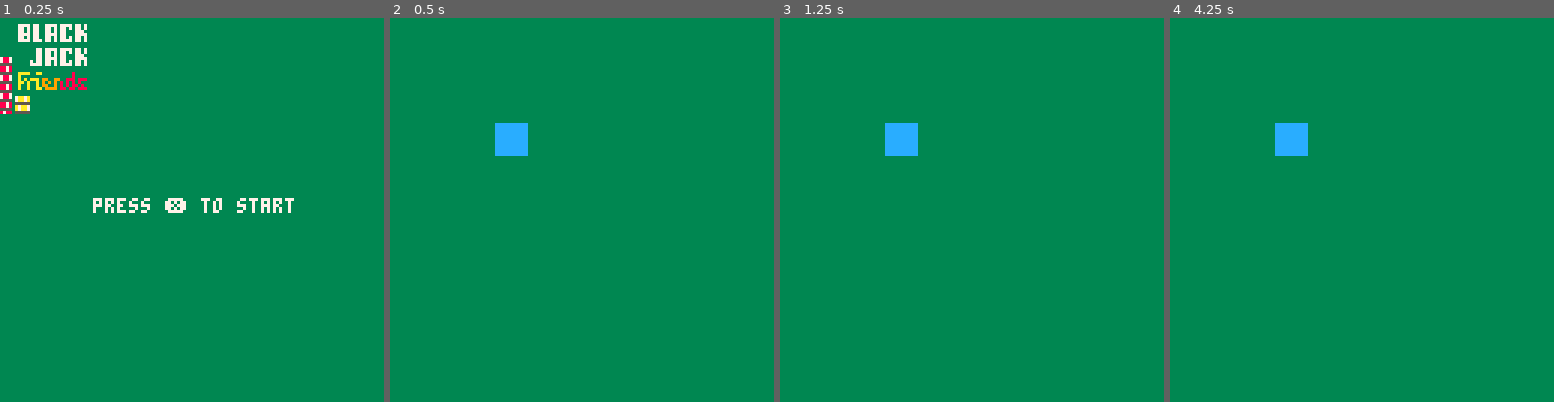
Above: before the commit, frames 1-4 (left to right).
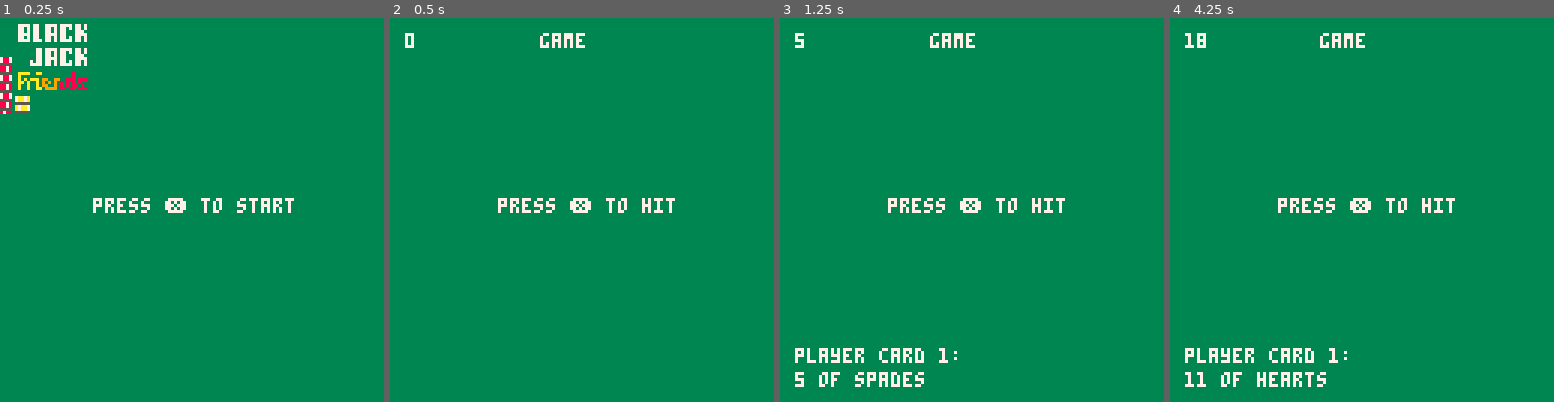
Above: after the commit, the same moments.

Repository: Dropboy/Blackjack
Game: PICO-8 cartridge blackjack.p8
Same seed, same stepped clock (60 frames per second), same inputs: the game is played once before the commit and once after it.
Inputs:
- Up to frame 1 (0.25 s): no input
- Up to frame 2 (0.5 s): tap X (X key) at 0.33 s
- Up to frame 3 (1.25 s): tap X (X key) at 1.07 s
- Up to frame 4 (4.25 s): tap X (X key) at 1.85, 2.97, 4.08 s

Frame 1 is identical in both runs. In frame 2, 1.8% of the frame differs, in the area x 3-75%, y 3-51%; in frame 3, 3.0%; in frame 4, 3.1%, in the area x 3-75%, y 3-97%.

Commit message:
Update blackjack.p8

Diff:
--- a/blackjack.p8
+++ b/blackjack.p8
@@ -10,45 +10,112 @@
 --result screens--
 --money(?)--
 
+--suit value--
+
+ total_score={1}
+
+ dealt_card = false
+
+	clubs = 2
+ spades = 3
+ diamonds = 4
+	hearts = 5
+
 function initdeck()
  deck = {}
  idx = 1
-  for i = hearts, clubs do
+  for i = clubs, hearts do
    for j = 1,13 do
     deck[idx] = {v = j, t = i}
     idx = idx + 1
    end
   end
   for i=52,2,-1 do
-
+   j = flr(rnd(i)+1)
+   t = deck[i]
+   deck[i] = deck[j]
+   deck[j] = t
   end
+  playerhand = {}
+  dealerhand = {}
+  playerturn = true
 end
 
 function _init()
 	mode="start_screen"
 end
 
-function deck()
-	if mode=="game" then
-  rectfill(35,35,45,45,12)
+function update_start()
+ if btnp(❎) and mode == "start_screen" then
+  mode="game"
+  cls(3)
  end
 end
 
-function update_start()
- if btn(❎) then
-  mode="game"
+function update_gameover()
+ if btnp(❎) and mode == "game_over" then
+  mode = "start_screen"
+ end
+end
+
+function _update60()
+ if mode == "start_screen" then
+  draw_start()
+  update_start()
+ elseif mode == "game" then
+  draw_game()
+  startgame()
+  points()
+ elseif mode == "game_over" then
+  draw_gameover()
  end
 end
 
 function startgame()
- cls(3)
- deck()
+ dealt_card = false
+ if btnp(❎) and mode == "game" then
+  initdeck()
+  draw_card()
+  dealt_card = true
+  add(total_score,deck[1].v)
+ end
 end
 
-function _update60()
- if mode == "start_screen" then
-  update_start()
+function draw_card()
+
+ -- convert suit --
+ if deck[1].t == 2 then
+   deck[1].t = "clubs"
+ else if deck[1].t == 3 then
+   deck[1].t = "spades"
+ else if deck[1].t == 4 then
+   deck[1].t = "diamonds"
+ else
+   deck[1].t = "hearts"
  end
+ end
+ end
+
+ cls(3)
+ print("player card 1: ",5,110,7)
+ print(deck[1].v .. " of " .. deck[1].t, 5, 118, 7)
+end
+
+function points()
+
+ local sum = -1
+
+ for i = 1, #total_score do
+
+  sum = sum + total_score[i]
+
+  if sum > 21 then
+   mode = "game_over"
+  end
+
+ end
+
+ print(sum,5,5,7)
 end
 
 function draw_start()
@@ -58,12 +125,14 @@
  print("press ❎ to start",31,60,7)
 end
 
-function _draw()
- if mode == "start_screen" then
-  draw_start()
- elseif mode == "game" then
-  startgame()
- end
+function draw_game()
+ print("press ❎ to hit",36,60,7)
+ print(mode,50,5,7)
+end
+
+function draw_gameover()
+ cls(3)
+ print("game over",40,60,7)
 end
 
 __gfx__
